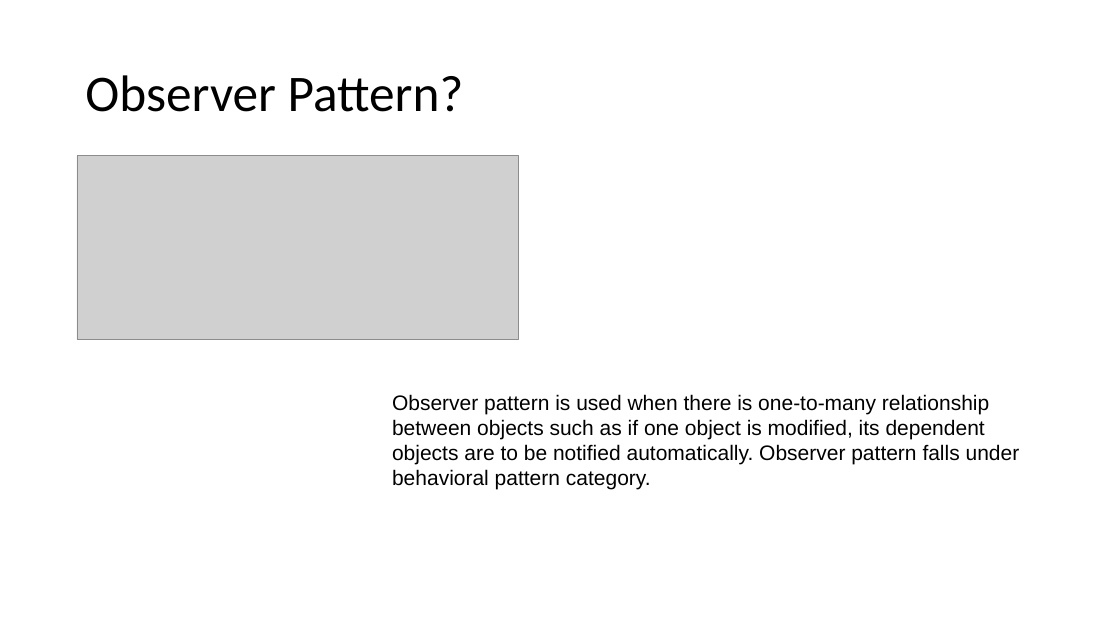
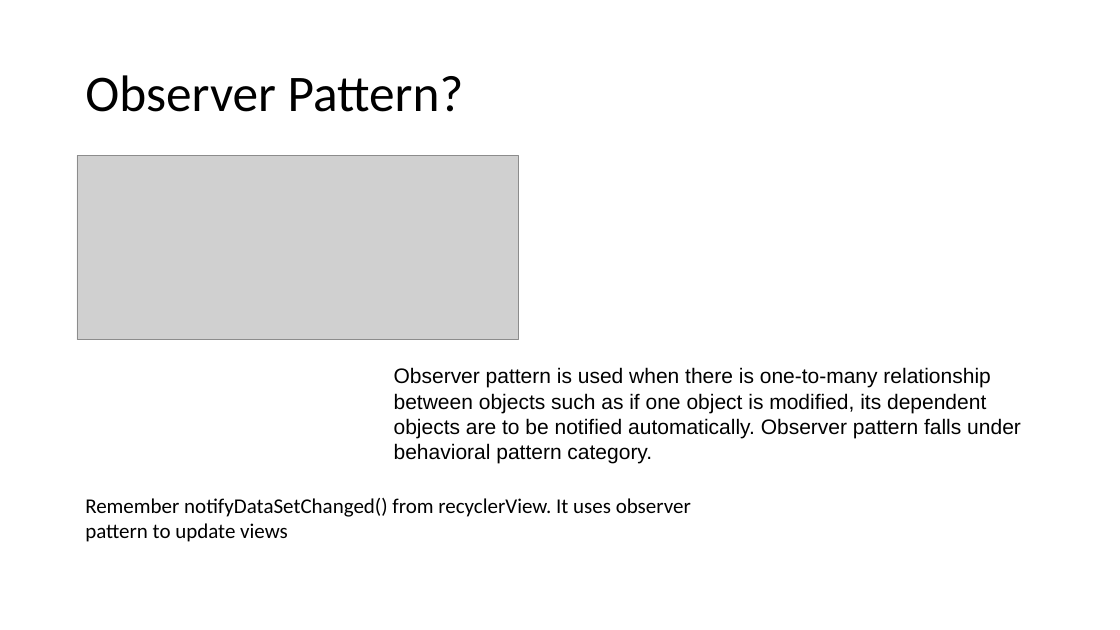
Before and after one commit to raviteja06/RxAndroid, a slide deck: slide 3 of RxAndroid.pptx. Drawn at 1120x630 pixels with LibreOffice and Linux fonts; fonts in the diff are those of the drawing; grey boxes stand for pictures. Boxes give left, top, right and bottom in pixels: in the first picture for what was removed or moved away, otherwise in the second. Text is boxed around its words. In the diff, an @@ line names an element or a change of style, - is before the commit and + after.

```diff
--- a/RxAndroid.pptx
+++ b/RxAndroid.pptx
@@ text "Observer pattern is used when ...": place and size @@
-text "Observer pattern is used when ..." at (392,394,1020,490)
+text "Observer pattern is used when ..." at (394,367,1021,464)
@@ text added at (85,498,691,542), 18 pt, text #000000 @@
+Remember notifyDataSetChanged() from recyclerView. It uses observer pattern to update views
```
Also in this commit, not shown: 1 slide added, 9 other files.
